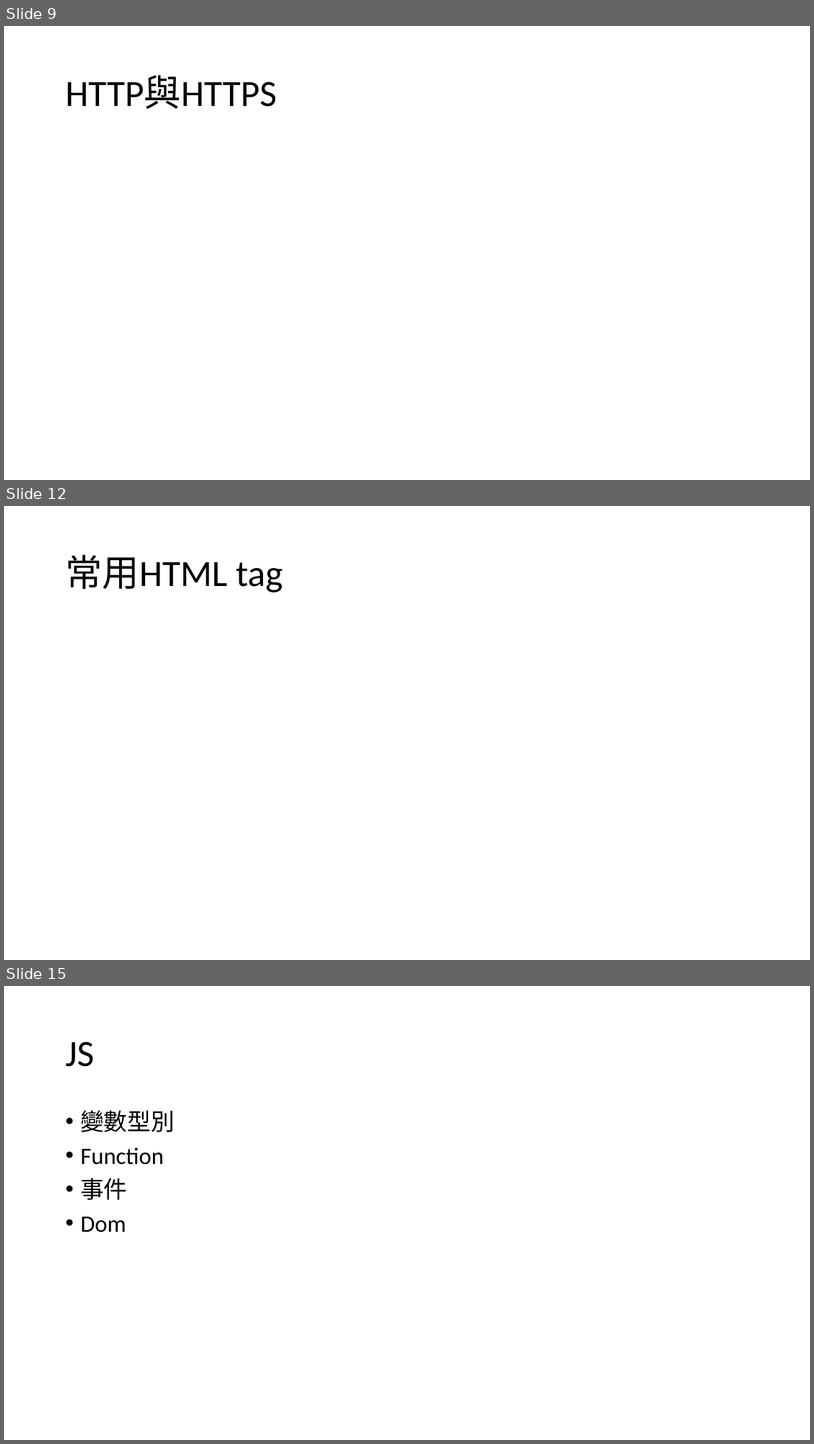
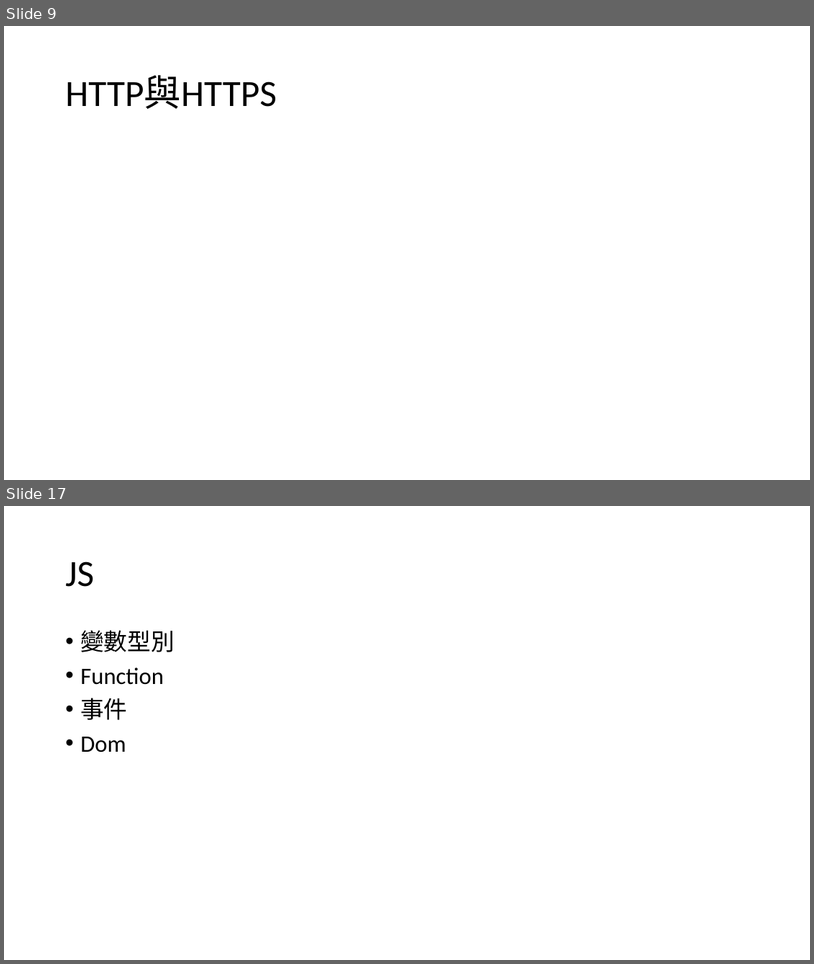
Before and after one commit to Q81JIAXIONG/-, a slide deck: 投影片/1.網頁基礎.pptx. Shown one above the other, each under a label of ours: slides 9, 12 and 15 before the commit, slides 9 and 17 after it; the slides between them are not shown. The pictures are 814x1444 and 814x964 pixels, drawn with LibreOffice and Linux fonts; fonts in the diff are those of the drawing. Boxes give left, top, right and bottom in pixels: in the first picture for what was removed or moved away, otherwise in the second. Text is boxed around its words. In the diff, an @@ line names an element or a change of style, - is before the commit and + after.

```diff
--- a/投影片/1.網頁基礎.pptx
+++ b/投影片/1.網頁基礎.pptx
@@ slide 12 removed at <box>4,506,810,960</box>, background #FFFFFF @@
@@ title removed at <box>65,554,283,592</box> @@
-常用HTML tag
@@ what was slide 15 is now slide 17 @@
```
Also in this commit, not shown: 3 slides changed, 5 slides added, 2 other slides removed, 24 other files.
